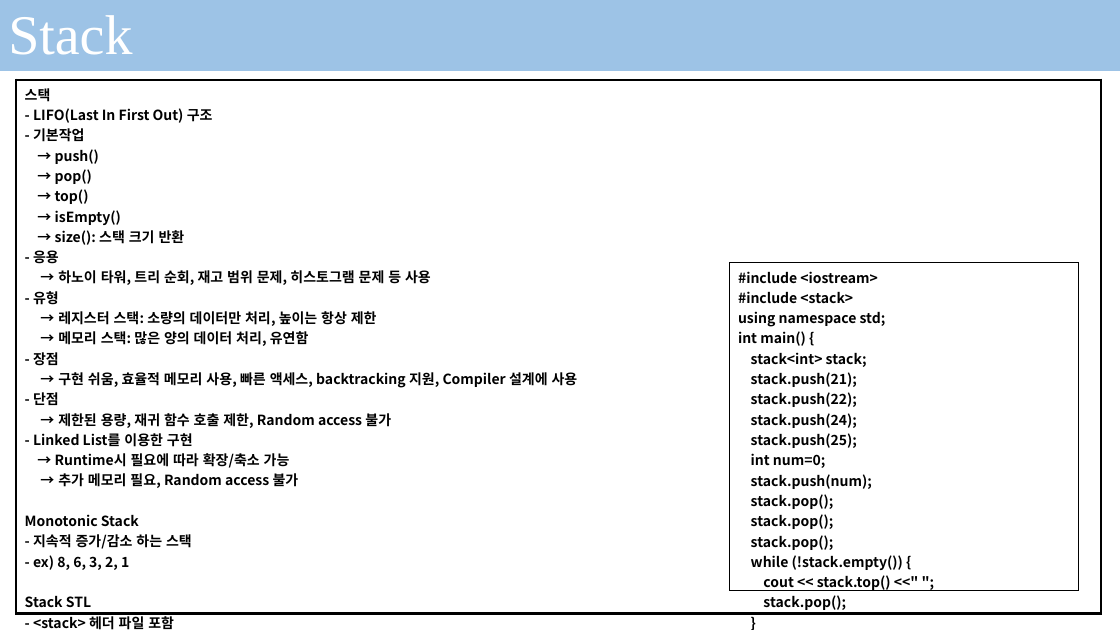
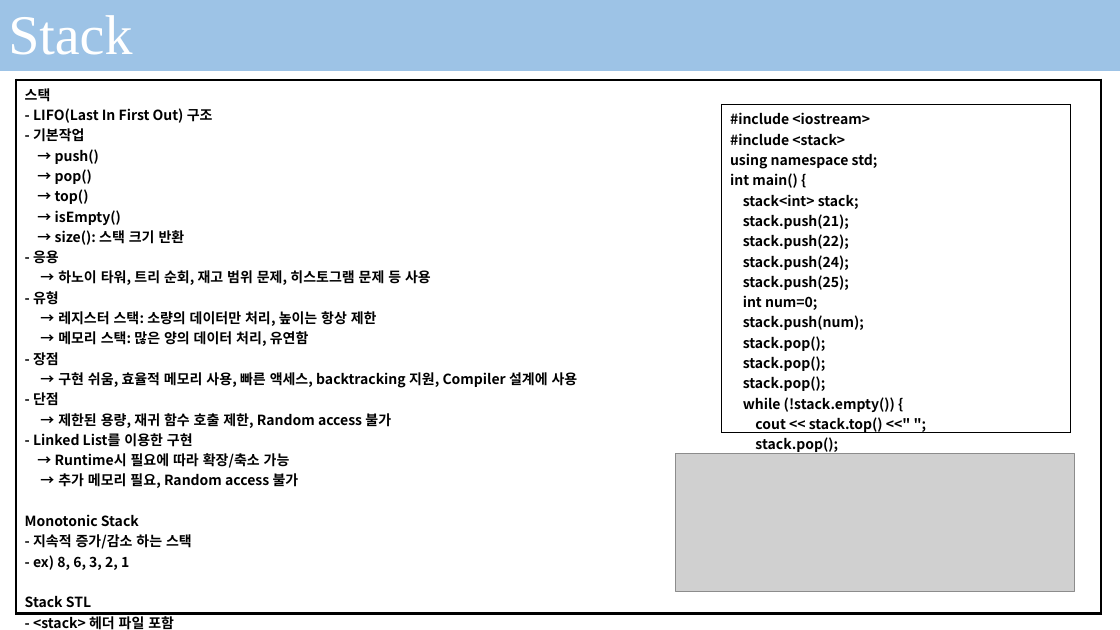
Before and after one commit to seonghokim/Study, a slide deck: slide 6 of Algorithm in c.pptx. Drawn at 1120x630 pixels with LibreOffice and Linux fonts; fonts in the diff are those of the drawing; grey boxes stand for pictures; background and template pictures are left out. Boxes give left, top, right and bottom in pixels: in the first picture for what was removed or moved away, otherwise in the second. Text is boxed around its words. In the diff, an @@ line names an element or a change of style, - is before the commit and + after.

```diff
--- a/Algorithm in c.pptx
+++ b/Algorithm in c.pptx
@@ table: place and size @@
-table at bbox=[730, 263, 1079, 614]
+table at bbox=[722, 104, 1070, 458]
@@ picture added at bbox=[676, 454, 1075, 592] @@
```
Also in this commit, not shown: 1 other slide changed, 1 slide added, 1 other file.
